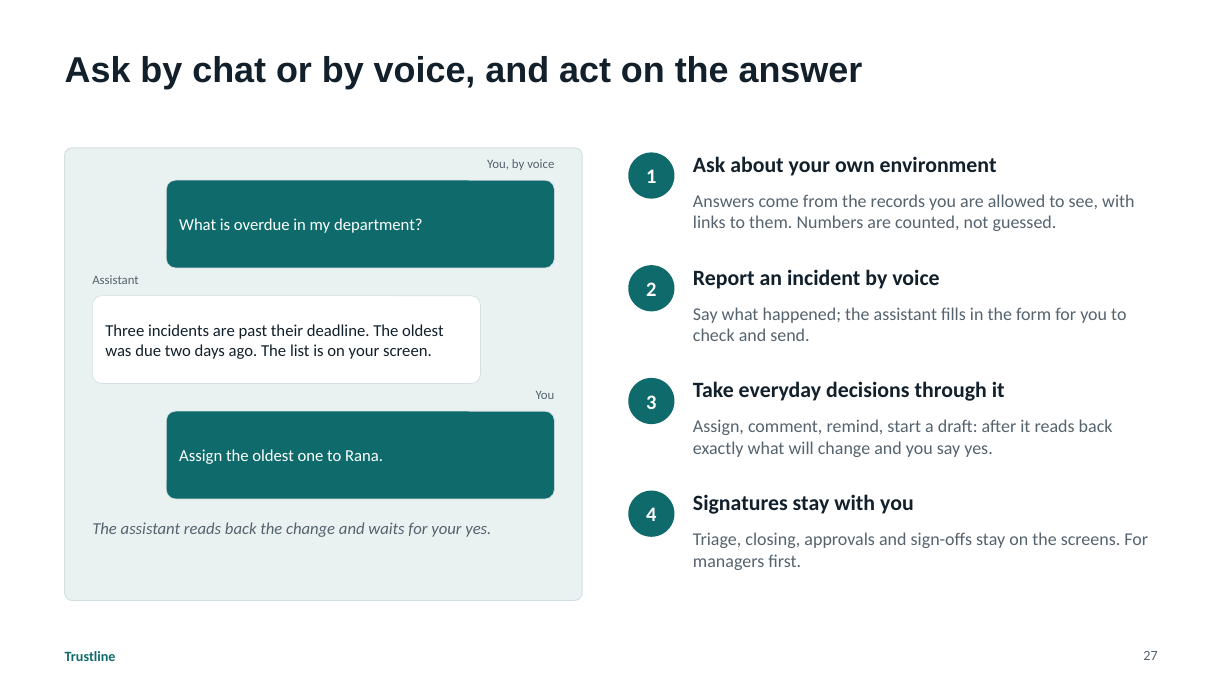
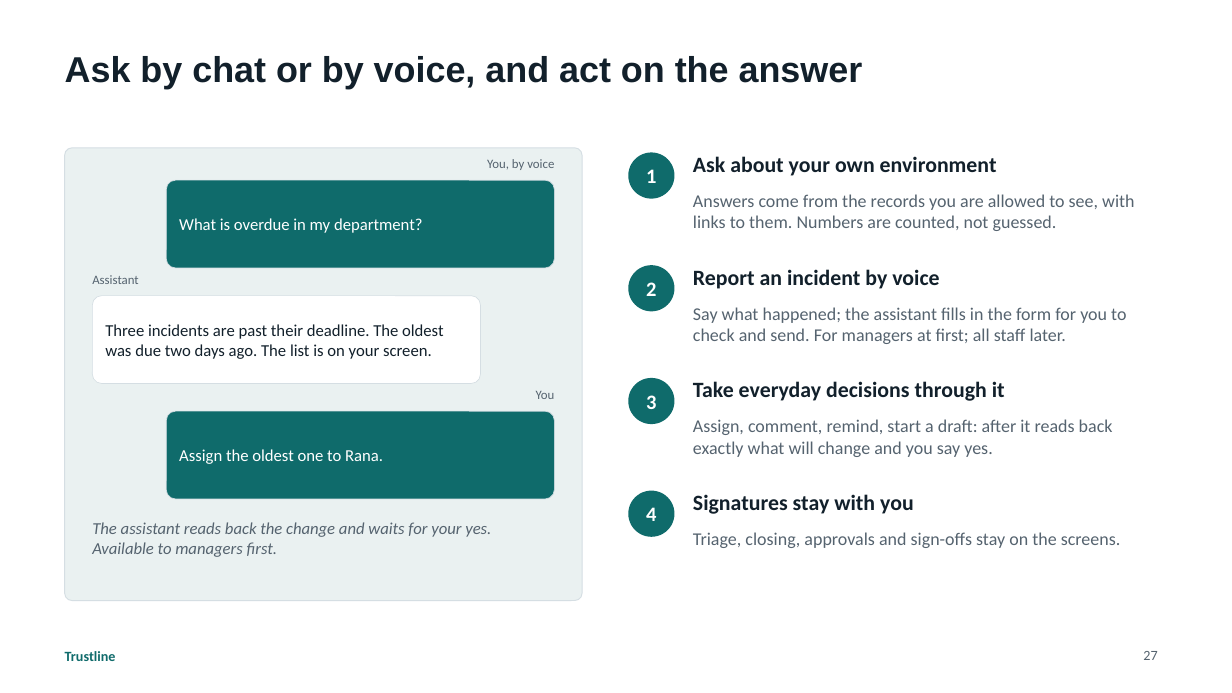
Before and after one commit to husseinalbustany/Trustline, a slide deck: slide 27 of docs/presentations/Trustline-Platform-Overview.pptx. Drawn at 1232x693 pixels with LibreOffice and Linux fonts; fonts in the diff are those of the drawing. Boxes give left, top, right and bottom in pixels: in the first picture for what was removed or moved away, otherwise in the second. Text is boxed around its words. In the diff, an @@ line names an element or a change of style, - is before the commit and + after.

```diff
--- a/docs/presentations/Trustline-Platform-Overview.pptx
+++ b/docs/presentations/Trustline-Platform-Overview.pptx
@@ text at (693, 307, 1126, 344): text changed @@
-Say what happened; the assistant fills in the form for you to check and send.
+Say what happened; the assistant fills in the form for you to check and send. For managers at first; all staff later.
@@ text at (92, 522, 491, 557): text changed @@
-The assistant reads back the change and waits for your yes.
+The assistant reads back the change and waits for your yes. Available to managers first.
@@ text at (693, 532, 1121, 548): text changed @@
-Triage, closing, approvals and sign-offs stay on the screens. For managers first.
+Triage, closing, approvals and sign-offs stay on the screens.
```
Also in this commit, not shown: 1 other file.
